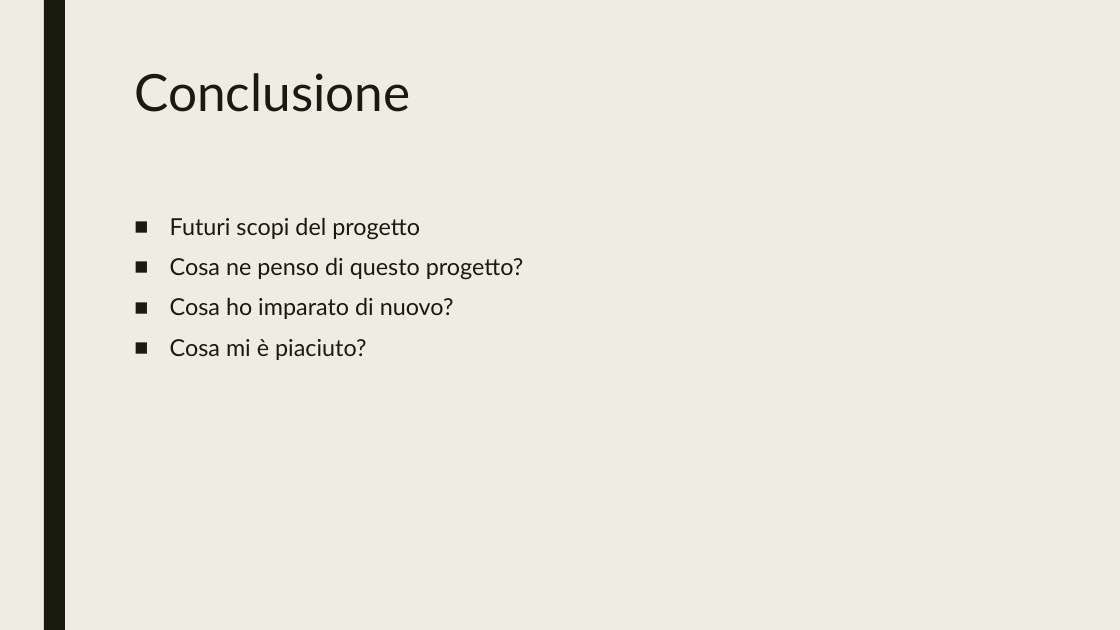
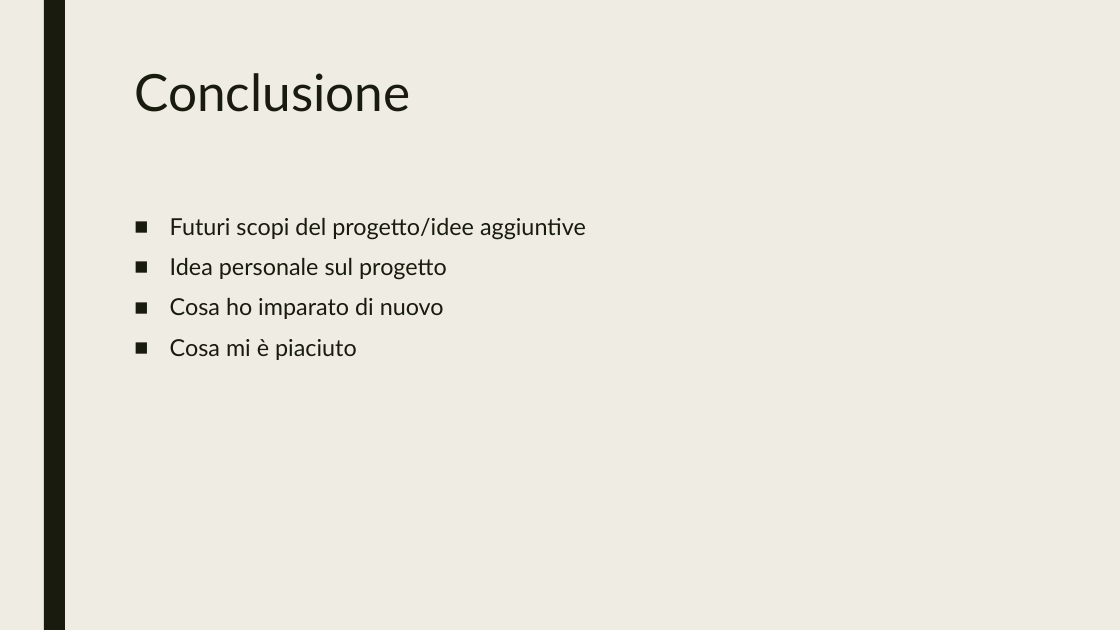
Before and after one commit to JariNaeser/Progetto1, a slide deck: slide 6 of doc/Presentazione progetto.pptx. Drawn at 1120x630 pixels with LibreOffice and Linux fonts; fonts in the diff are those of the drawing. Boxes give left, top, right and bottom in pixels: in the first picture for what was removed or moved away, otherwise in the second. Text is boxed around its words. In the diff, an @@ line names an element or a change of style, - is before the commit and + after.

```diff
--- a/doc/Presentazione progetto.pptx
+++ b/doc/Presentazione progetto.pptx
@@ text at (170,217,586,360): text changed @@
-■ Futuri scopi del progetto
-■ Cosa ne penso di questo progetto?
-■ Cosa ho imparato di nuovo?
-■ Cosa mi è piaciuto?
+■ Futuri scopi del progetto/idee aggiuntive
+■ Idea personale sul progetto
+■ Cosa ho imparato di nuovo
+■ Cosa mi è piaciuto
```
Also in this commit, not shown: 4 other slides changed, 1 other file.
